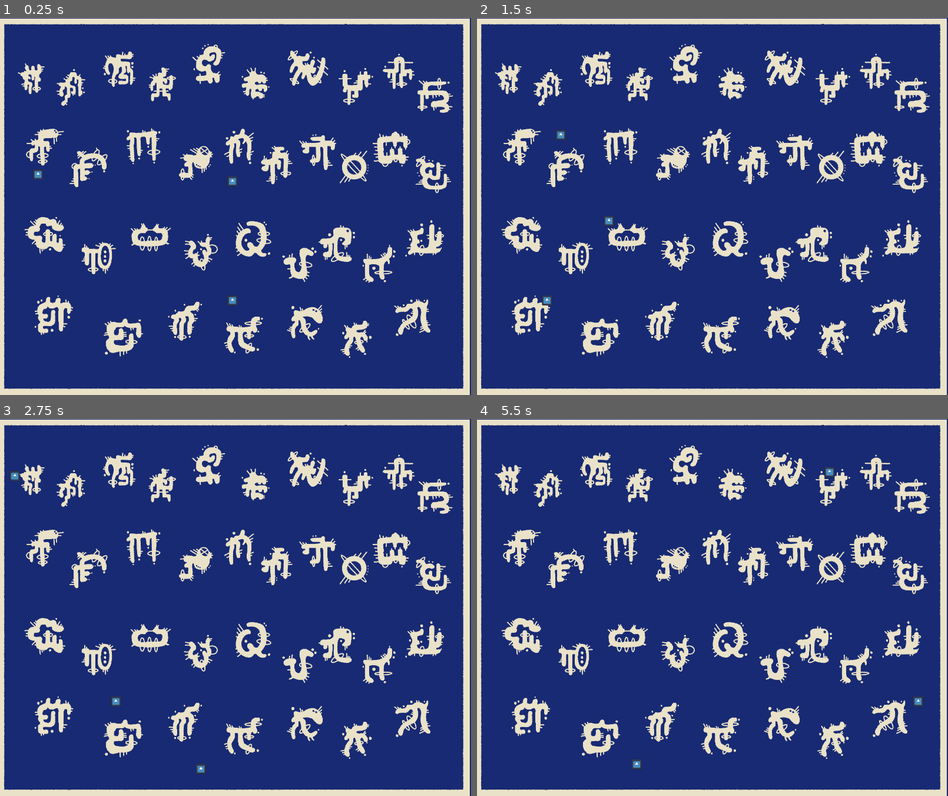
Above: before the commit, frames 1-4 (two rows, left to right).
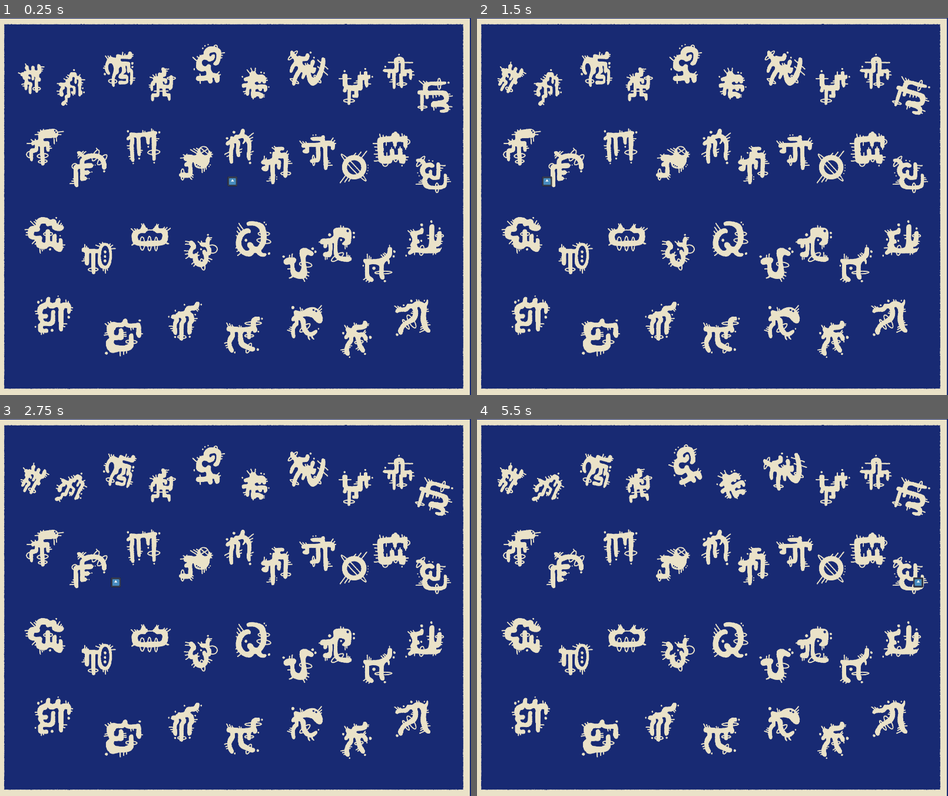
Above: after the commit, the same moments.

Repository: C-RJohnston/KBoard-Pong
Game: Godot game, scene res://MainScene.tscn
The game is run twice, just before and just after one commit, with the same random seed, the same clock (stepped at 60 frames per second) and the same inputs. The engine's default icon, where the game draws it, is replaced by a stand-in: a white triangle on a blue panel in a dark square.
Inputs (mouse positions are in pixels of both pictures, inside the frame that each line leads up to):
- Up to frame 1 (0.25 s): no input
- Up to frame 2 (1.5 s): tap Enter at 0.5 s; move the mouse to (816, 187) at 0.52 s; tap 0 (0) at 0.6 s; click (816, 187) at 0.67 s; tap 1 (1) at 0.8 s; drag from (618, 225) to (688, 281) at 1.27 s
- Up to frame 3 (2.75 s): move the mouse to (282, 524) at 2.02 s; tap 2 (2) at 2.1 s; click (282, 524) at 2.17 s; tap 3 (3) at 2.3 s
- Up to frame 4 (5.5 s): drag from (688, 682) to (571, 550) at 2.77 s; move the mouse to (853, 664) at 3.52 s; tap 4 (4) at 3.6 s; click (853, 664) at 3.67 s; tap 5 (5) at 3.8 s; drag from (571, 550) to (641, 513) at 4.27 s; move the mouse to (736, 607) at 5.02 s; tap 6 (6) at 5.1 s; click (736, 607) at 5.17 s; tap 7 (7) at 5.3 s

The runs differ from the first frame. In frame 1, 0.1% of the frame differs, in the area x 7-51%, y 40-77%; in frame 2, 0.7%; in frame 3, 1.2%; in frame 4, 2.2%, in the area x 3-97%, y 6-93%.

Commit message:
wiggle

Diff:
--- a/MainScene.tscn
+++ b/MainScene.tscn
@@ -51,18 +51,11 @@
 
 [node name="Game" type="Node2D"]
 script = ExtResource("1_ij5ce")
+wiggle_amount = 0.5
 
 [node name="Ball" parent="." instance=ExtResource("1_4cffp")]
 z_index = 5
 position = Vector2(837, 520)
-
-[node name="Ball2" parent="." instance=ExtResource("1_4cffp")]
-z_index = 5
-position = Vector2(218, 498)
-
-[node name="Ball3" parent="." instance=ExtResource("1_4cffp")]
-z_index = 5
-position = Vector2(837, 899)
 
 [node name="Sounds" parent="." instance=ExtResource("3_ggpmk")]
 
--- a/game.gd
+++ b/game.gd
@@ -1,45 +1,48 @@
 extends Node2D
 
 @export var MAX_LINES = 2
+var wiggle_timer = 0.0
+@export var wiggle_speed = 10.0  # Speed of the wiggle
+@export var wiggle_amount = 0.1  # Amount of the wiggle (rotation in radians)
 
 # Dictionary mapping input actions to positions
 @onready var action_positions := {
-	"Q": $"Positions/Q".position,
-	"W": $"Positions/W".position,
-	"E": $"Positions/E".position,
-	"R": $"Positions/R".position,
-	"T": $"Positions/T".position,
-	"Y": $"Positions/Y".position,
-	"U": $"Positions/U".position,
-	"I": $"Positions/I".position,
-	"O": $"Positions/O".position,
-	"P": $"Positions/P".position,
-	"A": $"Positions/A".position,
-	"S": $"Positions/S".position,
-	"D": $"Positions/D".position,
-	"F": $"Positions/F".position,
-	"G": $"Positions/G".position,
-	"H": $"Positions/H".position,
-	"J": $"Positions/J".position,
-	"K": $"Positions/K".position,
-	"L": $"Positions/L".position,
-	"Z": $"Positions/Z".position,
-	"X": $"Positions/X".position,
-	"C": $"Positions/C".position,
-	"V": $"Positions/V".position,
-	"B": $"Positions/B".position,
-	"N": $"Positions/N".position,
-	"M": $"Positions/M".position,
-	"1": $"Positions/1".position,
-	"2": $"Positions/2".position,
-	"3": $"Positions/3".position,
-	"4": $"Positions/4".position,
-	"5": $"Positions/5".position,
-	"6": $"Positions/6".position,
-	"7": $"Positions/7".position,
-	"8": $"Positions/8".position,
-	"9": $"Positions/9".position,
-	"0": $"Positions/0".position
+	"Q": $"Positions/Q",
+	"W": $"Positions/W",
+	"E": $"Positions/E",
+	"R": $"Positions/R",
+	"T": $"Positions/T",
+	"Y": $"Positions/Y",
+	"U": $"Positions/U",
+	"I": $"Positions/I",
+	"O": $"Positions/O",
+	"P": $"Positions/P",
+	"A": $"Positions/A",
+	"S": $"Positions/S",
+	"D": $"Positions/D",
+	"F": $"Positions/F",
+	"G": $"Positions/G",
+	"H": $"Positions/H",
+	"J": $"Positions/J",
+	"K": $"Positions/K",
+	"L": $"Positions/L",
+	"Z": $"Positions/Z",
+	"X": $"Positions/X",
+	"C": $"Positions/C",
+	"V": $"Positions/V",
+	"B": $"Positions/B",
+	"N": $"Positions/N",
+	"M": $"Positions/M",
+	"1": $"Positions/1",
+	"2": $"Positions/2",
+	"3": $"Positions/3",
+	"4": $"Positions/4",
+	"5": $"Positions/5",
+	"6": $"Positions/6",
+	"7": $"Positions/7",
+	"8": $"Positions/8",
+	"9": $"Positions/9",
+	"0": $"Positions/0"
 }
 
 # Store active actions to draw lines
@@ -48,10 +51,20 @@
 # Store active lines
 var lines: Array
 
+var _delta : float
+
+func _physics_process(delta: float) -> void:
+	_delta = delta
+	for action in active_actions:
+		wiggle_timer += _delta * wiggle_speed
+		action_positions[action].rotation = sin(wiggle_timer) * wiggle_amount
+
+
 func _input(event):
 	for action in action_positions.keys():
 		if event.is_action_pressed(action) and action not in active_actions:
 			add_point(action)
+
 		elif event.is_action_released(action) and action in active_actions:
 			remove_point(action)
 
@@ -59,8 +72,8 @@
 func add_point(action: String):
 	active_actions.append(action)
 	if active_actions.size() % 2 == 0 and lines.size() < MAX_LINES:
-		var start_pos = action_positions[active_actions[-1]]
-		var end_pos = action_positions[active_actions[-2]]
+		var start_pos = action_positions[active_actions[-1]].position
+		var end_pos = action_positions[active_actions[-2]].position
 
 		var line = Line.new_line(start_pos, end_pos,[active_actions[-1], active_actions[-2]])
 		add_child(line)
@@ -72,7 +85,7 @@
 
 func remove_point(action: String):
 	active_actions.erase(action)
-	var action_position = action_positions[action]
+	var action_position = action_positions[action].position
 	for line in lines:
 		var ix = line.get_points().find(action_position)
 		if ix != -1:
